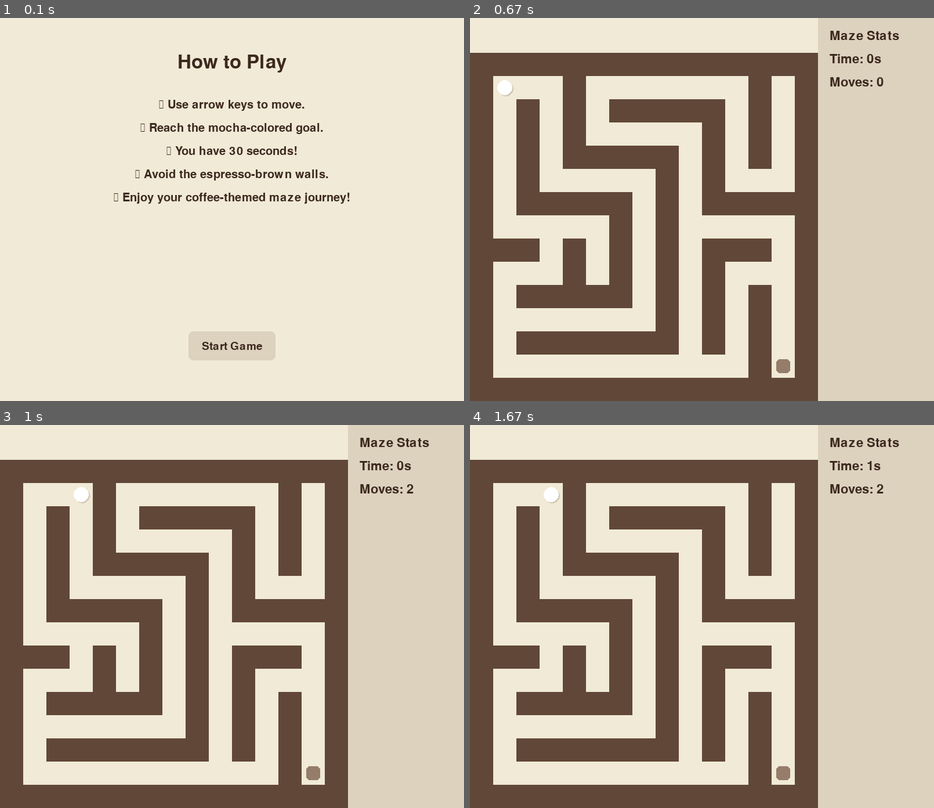
Above: before the commit, frames 1-4 (two rows, left to right).
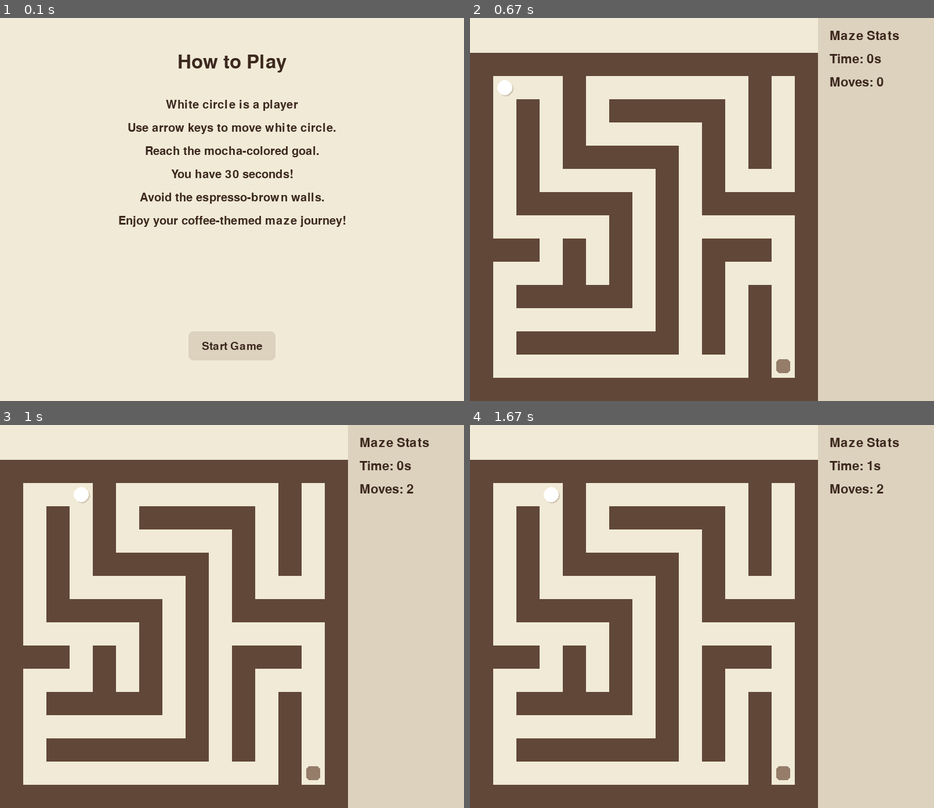
Above: after the commit, the same moments.

Repository: KapX09/pyGameMaze
Game: pygame game, started from coffeeMaze.py
Two runs of this game, one before a commit and one after it. Both use one fixed random seed, a clock stepped at 60 frames per second and the inputs below.
Inputs:
- Up to frame 1 (0.1 s): no input
- Up to frame 2 (0.67 s): click "Start Game" at 0.38 s
- Up to frame 3 (1 s): hold Right from 0.67 s (still down)
- Up to frame 4 (1.67 s): release Right at 1.13 s; hold Up 1.17-1.47 s

The runs differ from the first frame. In frame 1, 3.1% of the frame differs, in the area x 24-76%, y 21-55%; in frame 2, nothing differs; in frame 3, nothing differs; in frame 4, nothing differs.

Commit message:
Update coffeeMaze.py

Diff:
--- a/coffeeMaze.py
+++ b/coffeeMaze.py
@@ -146,11 +146,12 @@
 
         # Instructions
         instructions = [
-            "🟢 Use arrow keys to move.",
-            "🏁 Reach the mocha-colored goal.",
-            "🕒 You have 30 seconds!",
-            "🚧 Avoid the espresso-brown walls.",
-            "☕ Enjoy your coffee-themed maze journey!"
+            "White circle is a player",
+            "Use arrow keys to move white circle.",
+            "Reach the mocha-colored goal.",
+            "You have 30 seconds!",
+            "Avoid the espresso-brown walls.",
+            "Enjoy your coffee-themed maze journey!"
         ]
 
         for i, line in enumerate(instructions):
